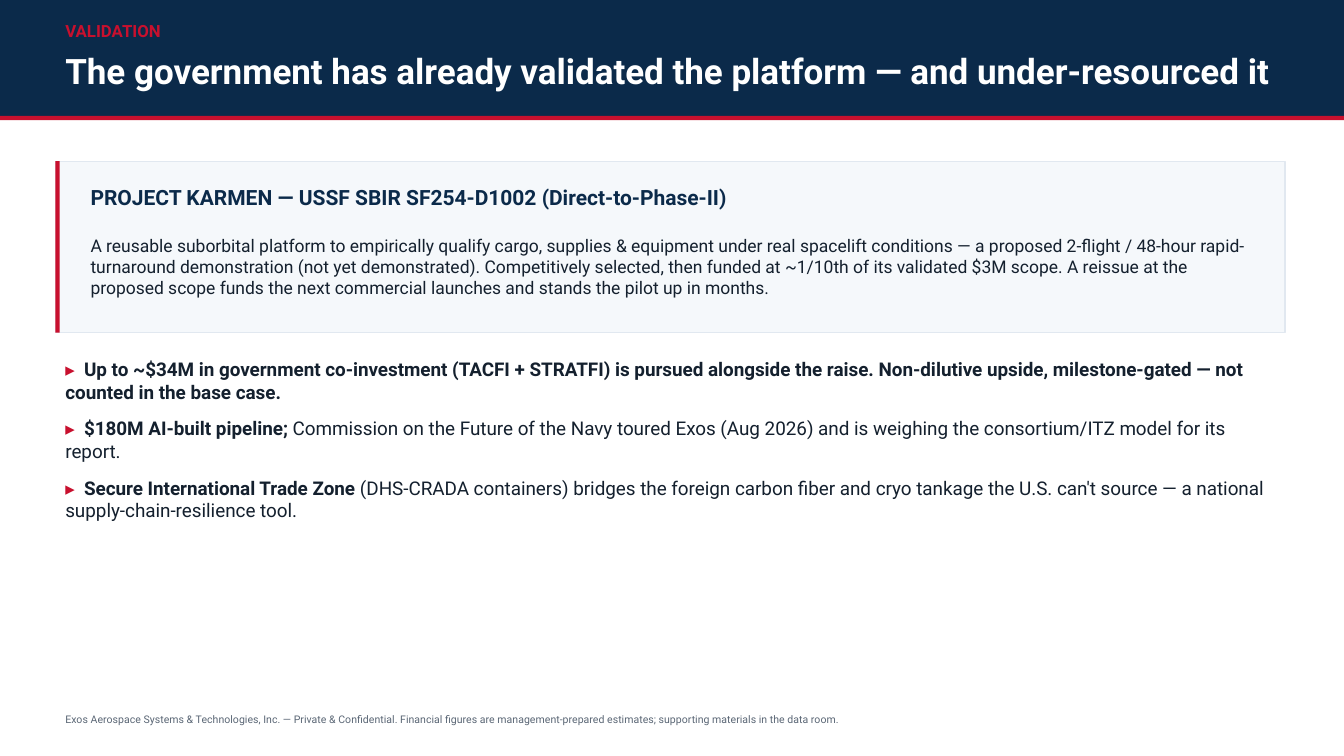
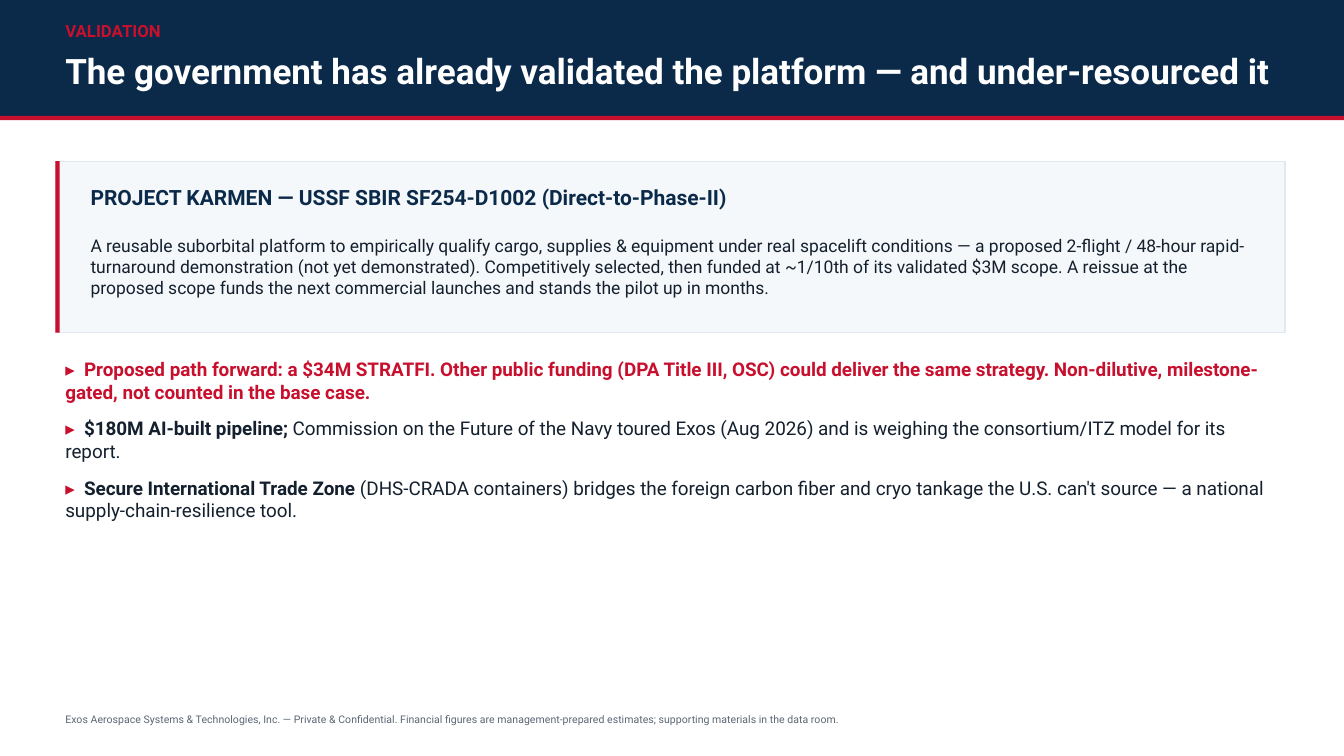
Before and after one commit to ExosAerospace/workspace, a slide deck: slide 10 of data-room/Exos_SeriesA/_CANONICAL/Exos_SeriesA_StrategicDeck_2026-09-06_CURRENT_rev-2026-10-10.pptx. Drawn at 1344x756 pixels with LibreOffice and Linux fonts; fonts in the diff are those of the drawing. Boxes give left, top, right and bottom in pixels: in the first picture for what was removed or moved away, otherwise in the second. Text is boxed around its words. In the diff, an @@ line names an element or a change of style, - is before the commit and + after.

Commit message:
Series A D-7282041 (Jon 10/10): $4.1M trade study confirmed; slide 10 = $34M STRATFI proposed path (other public funding can deliver); TXSE = backup route (RTO internal); archive superseded originals; counsel term sheet out of room — integrity GREEN

```diff
--- a/data-room/Exos_SeriesA/_CANONICAL/Exos_SeriesA_StrategicDeck_2026-09-06_CURRENT_rev-2026-10-10.pptx
+++ b/data-room/Exos_SeriesA/_CANONICAL/Exos_SeriesA_StrategicDeck_2026-09-06_CURRENT_rev-2026-10-10.pptx
@@ text at (65, 360, 1258, 403): text changed; text colour #14202E to #C8102E @@
-▸ Up to ~$34M in government co-investment (TACFI + STRATFI) is pursued alongside the raise. Non-dilutive upside, milestone-gated — not counted in the base case.
+▸ Proposed path forward: a $34M STRATFI. Other public funding (DPA Title III, OSC) could deliver the same strategy. Non-dilutive, milestone-gated, not counted in the base case.
```
Also in this commit, not shown: 2 other slides changed, 8 other files.
